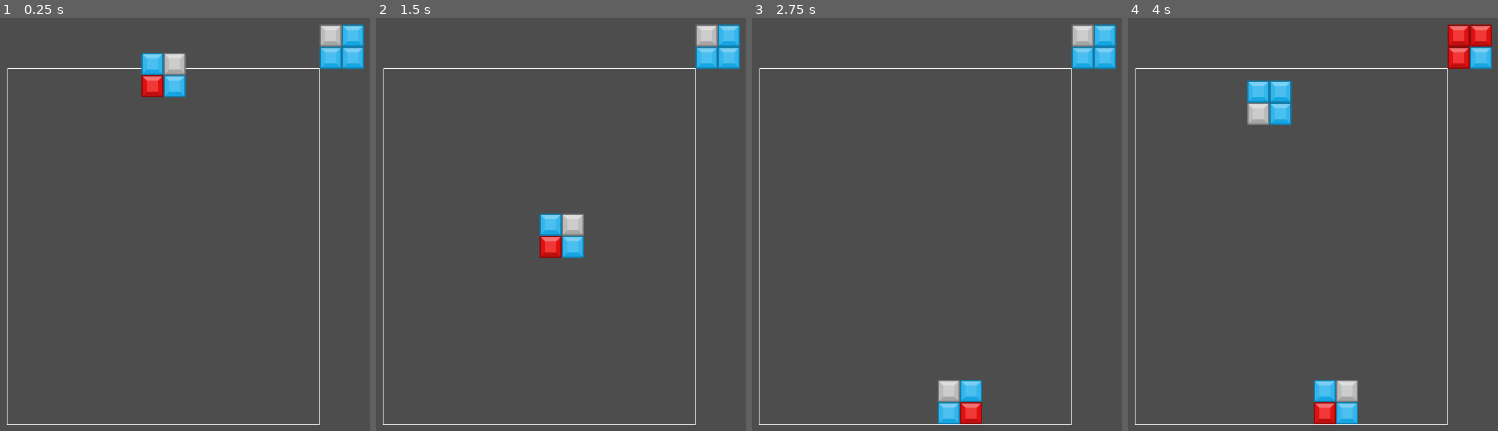
Above: before the commit, frames 1-4 (left to right).
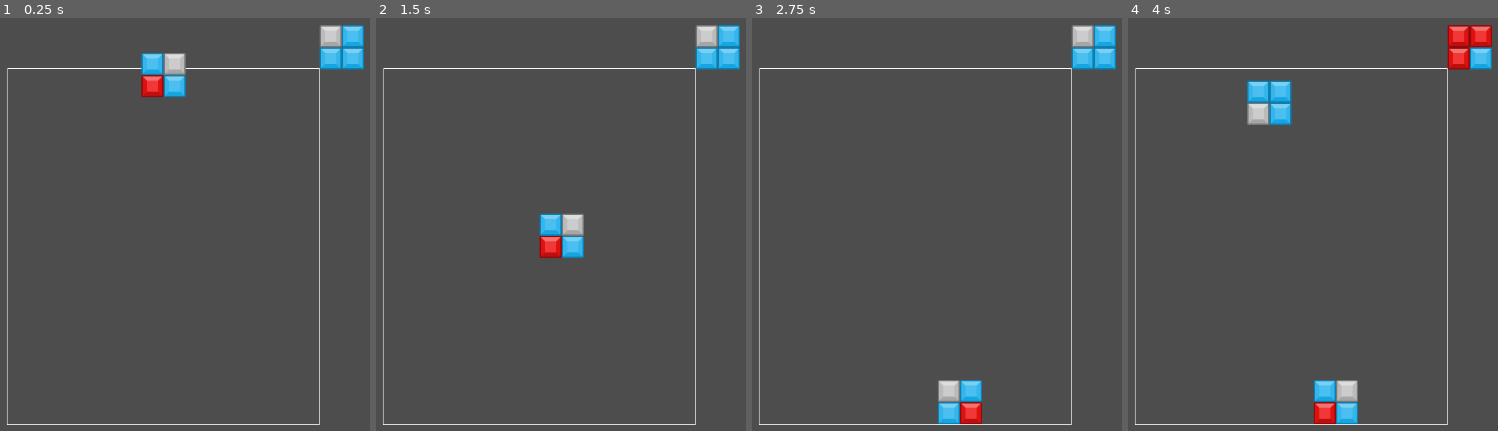
Above: after the commit, the same moments.

Repository: CosecantX/Looper
Game: Godot game, scene res://Scenes/game.tscn
Two runs of this game, one before a commit and one after it. Both use one fixed random seed, a clock stepped at 60 frames per second and the inputs below.
Inputs:
- Up to frame 1 (0.25 s): no input
- Up to frame 2 (1.5 s): hold Right (ui_right) 0.53-1.28 s; tap Z (rotate_ccw) at 0.6 s; hold Down (ui_down) from 1.28 s (still down); tap X (rotate_cw) at 1.35 s
- Up to frame 3 (2.75 s): release Down (ui_down) at 2.03 s; hold Right (ui_right) from 2.03 s (still down); tap Z (rotate_ccw) at 2.1 s
- Up to frame 4 (4 s): tap Enter at 2.75 s; tap X (rotate_cw) at 2.85 s; release Right (ui_right) at 3.53 s; hold Left (ui_left) from 3.53 s (still down); tap Z (rotate_ccw) at 3.6 s

The runs differ from the first frame. In frame 1, 0.2% of the frame differs, in the area x 86-99%, y 1-13%; in frame 2, 0.2%; in frame 3, 0.2%; in frame 4, 0.3%.

Commit message:
fixed bug
fixed bug that left freed objects in an array

Diff:
--- a/Scenes/Board/board.gd
+++ b/Scenes/Board/board.gd
@@ -168,7 +168,7 @@
 
 # Return a filled array of 4 blocks for use as a clump
 func fill_clump() -> Array[Block]:
-	var block_array : Array[Block]
+	var block_array : Array[Block] = []
 	var random : float = randf()
 	# Case if no grey block spawned
 	if random > grey_block_spawn_chance:
@@ -339,6 +339,7 @@
 		block.pos = test_position
 	for block in blocks_to_erase:
 		falling_blocks.erase(block)
+	blocks_to_erase.clear()
 	queue_redraw()
 
 # Transfer the blocks from the clump to the board
--- a/Scenes/game.tscn
+++ b/Scenes/game.tscn
@@ -10,4 +10,4 @@
 next_clump_position = NodePath("../Next Clump")
 
 [node name="Next Clump" type="Node2D" parent="."]
-position = Vector2(449, -64.78)
+position = Vector2(449, -64)
--- a/project.godot
+++ b/project.godot
@@ -15,6 +15,10 @@
 config/features=PackedStringArray("4.1", "Mobile")
 config/icon="res://icon.svg"
 
+[debug]
+
+gdscript/warnings/integer_division=0
+
 [input]
 
 rotate_cw={
